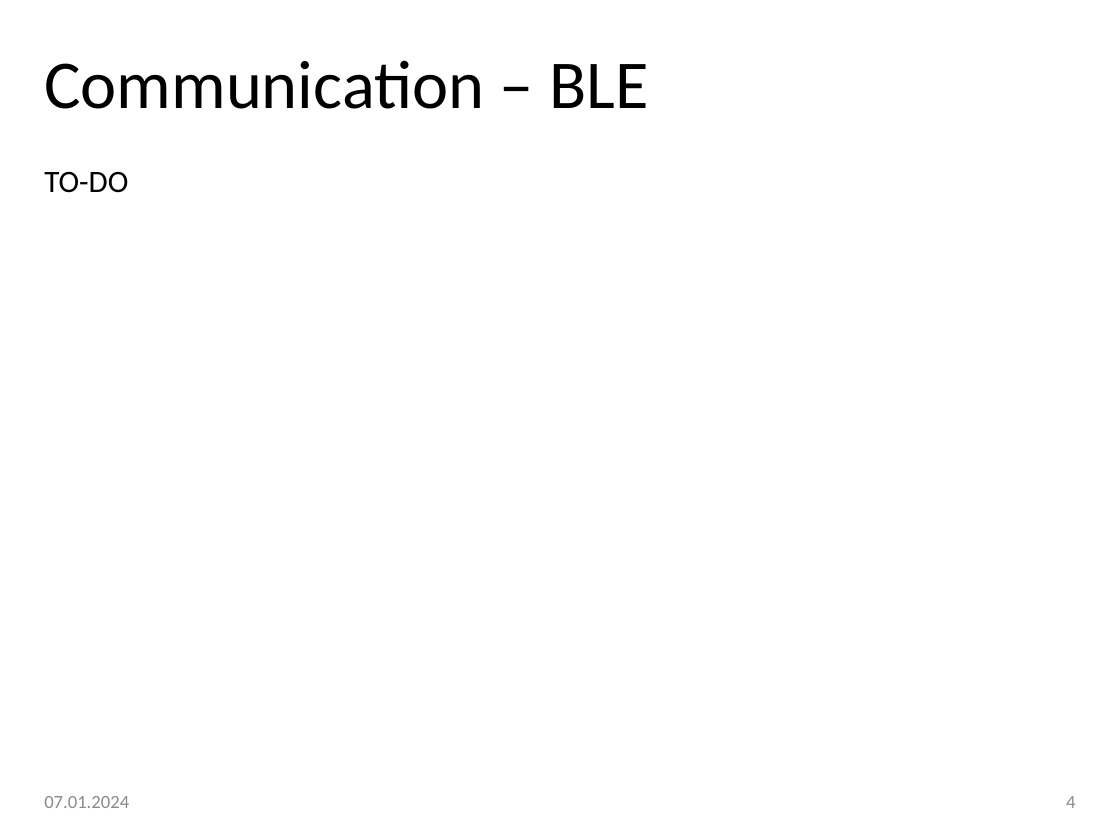
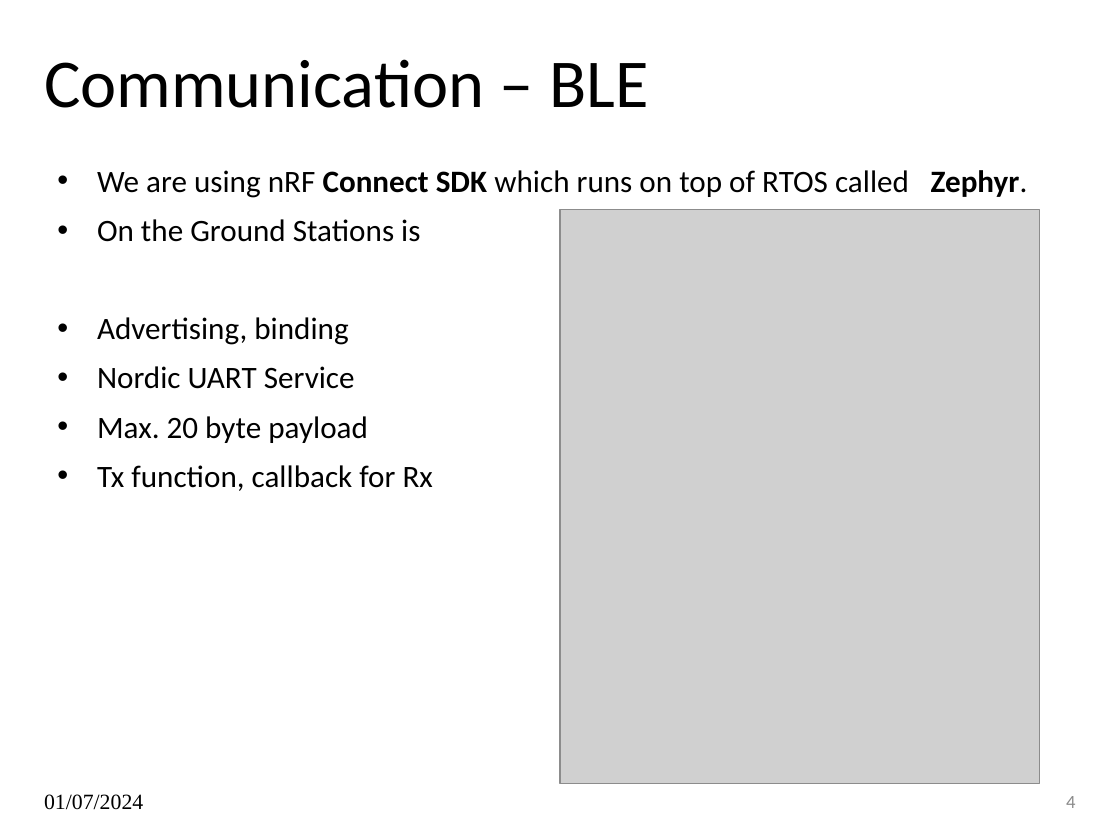
Before and after one commit to JakubSmid/cubesat-radio, a slide deck: slide 4 of presentation.pptx. Drawn at 1120x840 pixels with LibreOffice and Linux fonts; fonts in the diff are those of the drawing; grey boxes stand for pictures; background and template pictures are left out. Boxes give left, top, right and bottom in pixels: in the first picture for what was removed or moved away, otherwise in the second. Text is boxed around its words. In the diff, an @@ line names an element or a change of style, - is before the commit and + after.

```diff
--- a/presentation.pptx
+++ b/presentation.pptx
@@ text at (x1=97, y1=170, x2=1028, y2=491): text changed @@
-TO-DO
+• We are using nRF Connect SDK which runs on top of RTOS called Zephyr.
+• On the Ground Stations is used Bleak.
+• Advertising, binding
+• Nordic UART Service
+• Max. 20 byte payload
+• Tx function, callback for Rx
@@ picture added at (x1=560, y1=209, x2=1039, y2=784) @@
@@ page number at (x1=1066, y1=796, x2=1075, y2=808): text colour #8C8C8C to #8B8B8B @@
@@ text at (x1=44, y1=794, x2=143, y2=810): text changed; size 12 to 14 pt; font Calibri to Times New Roman; text colour #8C8C8C to #000000 @@
-07.01.2024
+01/07/2024
```
Also in this commit, not shown: 7 other slides changed.
